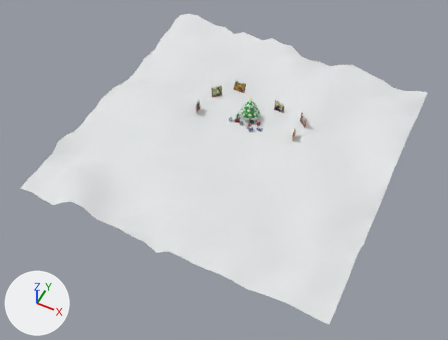
The OBJ model examples/ChristimasPhoto/models/ChristmasTreeScene.obj, before and after one commit.
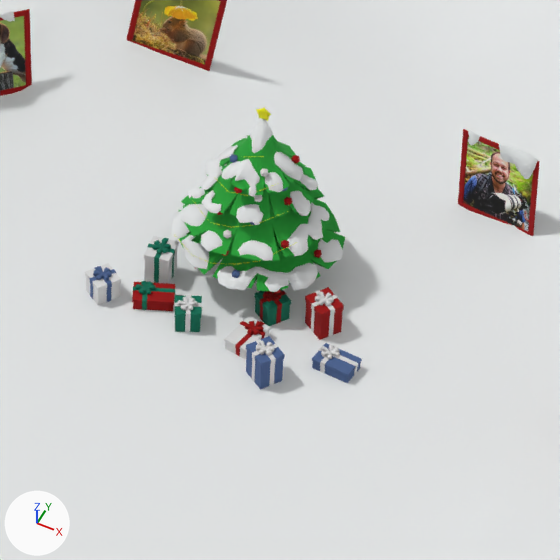
There are two pictures of each version: one whole from a 50 mm lens placed at (20.34, -44.36, 48.8), pointed at (-0.01, -3.67, -2.07), one close up on the part from 49% to 64% of the width and 25% to 45% of the height. Arrows for +X, +Y and +Z are at lower left; the lights stay in place. Where no turn or scale is listed for an object, it has been applied to the vertices. Vertices at the same position are counted once.

Names of what the first close-up shows: 'ChristmasTreeScene'.
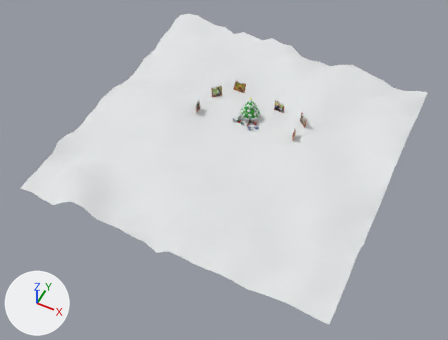
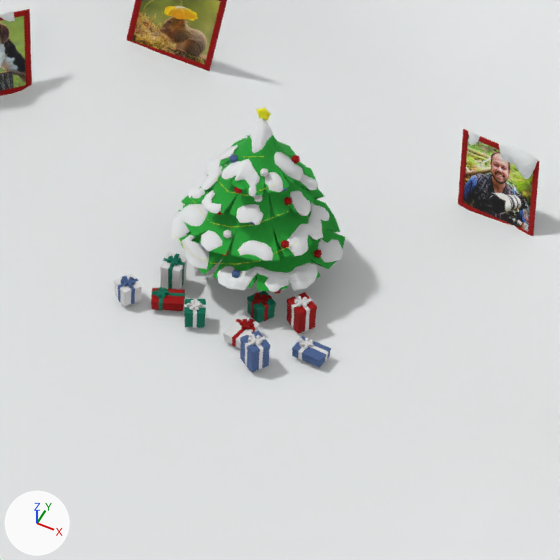
Commit message: christmas photo bug fix

Pixel boxes (x1, y1, x2, y2) of what changed, in the close-ups (560 x 560 px; the box of a moved part takes in the faces that stretch with it):
part 1 of me_christmastreescene, moved or reshaped: before (224, 316, 271, 359); after (223, 315, 260, 348)
part 2 of me_christmastreescene, moved or reshaped: before (235, 321, 265, 356); after (232, 319, 255, 347)
part 3 of me_christmastreescene, moved or reshaped: before (240, 321, 265, 339); after (236, 319, 255, 333)
part 4 of me_christmastreescene, moved or reshaped: before (312, 343, 362, 383); after (292, 336, 331, 368)
part 5 of me_christmastreescene, moved or reshaped: before (319, 348, 358, 376); after (297, 340, 328, 362)
part 6 of me_christmastreescene, moved or reshaped: before (320, 346, 338, 374); after (298, 338, 310, 360)
part 7 of me_christmastreescene, moved or reshaped: before (254, 289, 291, 326); after (247, 291, 276, 323)
part 8 of me_christmastreescene, moved or reshaped: before (272, 299, 282, 324); after (255, 292, 269, 321)
part 9 of me_christmastreescene, moved or reshaped: before (260, 291, 286, 320); after (251, 295, 272, 318)
part 10 of me_christmastreescene, moved or reshaped: before (305, 287, 344, 340); after (287, 292, 317, 334)
part 11 of me_christmastreescene, moved or reshaped: before (315, 290, 335, 337); after (295, 295, 310, 331)
part 12 of me_christmastreescene, moved or reshaped: before (311, 295, 338, 333); after (291, 298, 312, 328)
part 13 of me_christmastreescene, moved or reshaped: before (246, 336, 285, 389); after (240, 330, 270, 372)
part 14 of me_christmastreescene, moved or reshaped: before (256, 339, 276, 386); after (248, 333, 263, 370)
part 15 of me_christmastreescene, moved or reshaped: before (251, 344, 279, 382); after (245, 336, 266, 367)
part 16 of me_christmastreescene, moved or reshaped: before (175, 295, 202, 332); after (184, 299, 206, 327)
part 17 of me_christmastreescene, moved or reshaped: before (174, 303, 202, 325); after (184, 304, 206, 322)
part 18 of me_christmastreescene, moved or reshaped: before (185, 295, 191, 332); after (193, 298, 197, 328)
part 19 of me_christmastreescene, moved or reshaped: before (132, 282, 175, 311); after (151, 288, 185, 311)
part 20 of me_christmastreescene, moved or reshaped: before (133, 286, 175, 293); after (151, 292, 185, 299)
part 21 of me_christmastreescene, moved or reshaped: before (142, 282, 148, 310); after (159, 288, 163, 310)
part 22 of me_christmastreescene, moved or reshaped: before (85, 263, 121, 305); after (114, 274, 142, 306)
part 23 of me_christmastreescene, moved or reshaped: before (95, 266, 112, 302); after (121, 276, 135, 304)
part 24 of me_christmastreescene, moved or reshaped: before (90, 269, 116, 299); after (118, 278, 139, 302)

The change in detail:
me_christmastreescene has 4640 vertices, 4908 faces and spans x -16.8..16.9, y -16.9..16.9, z -1.2..2.9.
me_christmastreescene is used by ob_christmastreescene; location (0.0, 0.0, 0.0).
me_christmastreescene part 1: the loose piece of 16 vertices spanning x 0.1..0.6, y 1.4..2.1, z 0.0..0.2 is moved by (-0.1, 0.0, 0.0).
me_christmastreescene part 2: the loose piece of 32 vertices spanning x 0.3..0.5, y 1.5..2.0, z 0.0..0.2 is moved by (-0.1, 0.0, 0.0).
me_christmastreescene part 3: the loose piece of 32 vertices spanning x 0.2..0.6, y 1.8..1.9, z 0.0..0.2 is moved by (-0.1, 0.0, 0.0).
me_christmastreescene part 4: the loose piece of 16 vertices spanning x 1.4..2.0, y 1.6..2.1, z 0.0..0.2 is moved by (-0.4, 0.0, 0.0).
me_christmastreescene part 5: the loose piece of 32 vertices spanning x 1.4..2.0, y 1.8..2.0, z 0.0..0.2 is moved by (-0.4, 0.0, 0.0).
me_christmastreescene part 6: the loose piece of 32 vertices spanning x 1.5..1.6, y 1.7..2.1, z 0.0..0.2 is moved by (-0.4, 0.0, 0.0).
me_christmastreescene part 7: the loose piece of 16 vertices spanning x 0.2..0.7, y 2.2..2.7, z 0.0..0.3 is moved by (-0.1, -0.1, 0.0).
me_christmastreescene part 8: the loose piece of 32 vertices spanning x 0.3..0.6, y 2.3..2.5, z 0.0..0.4 is moved by (-0.1, -0.1, 0.0).
me_christmastreescene part 9: the loose piece of 32 vertices spanning x 0.3..0.6, y 2.2..2.6, z 0.0..0.4 is moved by (-0.1, -0.1, 0.0).
me_christmastreescene part 10: the loose piece of 16 vertices spanning x 0.9..1.4, y 2.2..2.8, z 0.0..0.5 is moved by (-0.3, -0.1, 0.0).
me_christmastreescene part 11: the loose piece of 32 vertices spanning x 1.0..1.4, y 2.4..2.7, z 0.0..0.5 is moved by (-0.3, -0.1, 0.0).
me_christmastreescene part 12: the loose piece of 32 vertices spanning x 1.0..1.3, y 2.3..2.7, z 0.0..0.5 is moved by (-0.3, -0.1, 0.0).
me_christmastreescene part 13: the loose piece of 16 vertices spanning x 0.6..1.1, y 1.0..1.5, z 0.0..0.5 is moved by (-0.2, 0.1, 0.0).
me_christmastreescene part 14: the loose piece of 32 vertices spanning x 0.6..1.0, y 1.1..1.4, z 0.0..0.5 is moved by (-0.2, 0.1, 0.0).
me_christmastreescene part 15: the loose piece of 32 vertices spanning x 0.7..1.0, y 1.1..1.4, z 0.0..0.5 is moved by (-0.2, 0.1, 0.0).
me_christmastreescene part 16: the loose piece of 16 vertices spanning x -0.8..-0.3, y 1.5..2.0, z 0.0..0.3 is moved by (0.1, 0.0, 0.0).
me_christmastreescene part 17: the loose piece of 32 vertices spanning x -0.7..-0.4, y 1.6..1.9, z 0.0..0.4 is moved by (0.1, 0.0, 0.0).
me_christmastreescene part 18: the loose piece of 32 vertices spanning x -0.7..-0.4, y 1.6..1.9, z 0.0..0.4 is moved by (0.1, 0.0, 0.0).
me_christmastreescene part 19: the loose piece of 16 vertices spanning x -1.5..-0.8, y 1.6..2.2, z 0.0..0.2 is moved by (0.2, 0.0, 0.0).
me_christmastreescene part 20: the loose piece of 32 vertices spanning x -1.5..-0.9, y 1.8..2.1, z 0.0..0.2 is moved by (0.2, 0.0, 0.0).
me_christmastreescene part 21: the loose piece of 32 vertices spanning x -1.4..-1.2, y 1.7..2.1, z 0.0..0.2 is moved by (0.2, 0.0, 0.0).
me_christmastreescene part 22: the loose piece of 16 vertices spanning x -2.1..-1.6, y 1.5..2.0, z 0.0..0.3 is moved by (0.4, 0.0, 0.0).
me_christmastreescene part 23: the loose piece of 32 vertices spanning x -2.0..-1.7, y 1.6..1.9, z 0.0..0.4 is moved by (0.4, 0.0, 0.0).
me_christmastreescene part 24: the loose piece of 32 vertices spanning x -2.0..-1.7, y 1.6..1.9, z 0.0..0.4 is moved by (0.4, 0.0, 0.0).
me_christmastreescene part 25: 1322 of the vertices in x -2.0..1.7, y 1.1..2.7, z 0.0..0.6 are scaled about their middle by 0.784.
